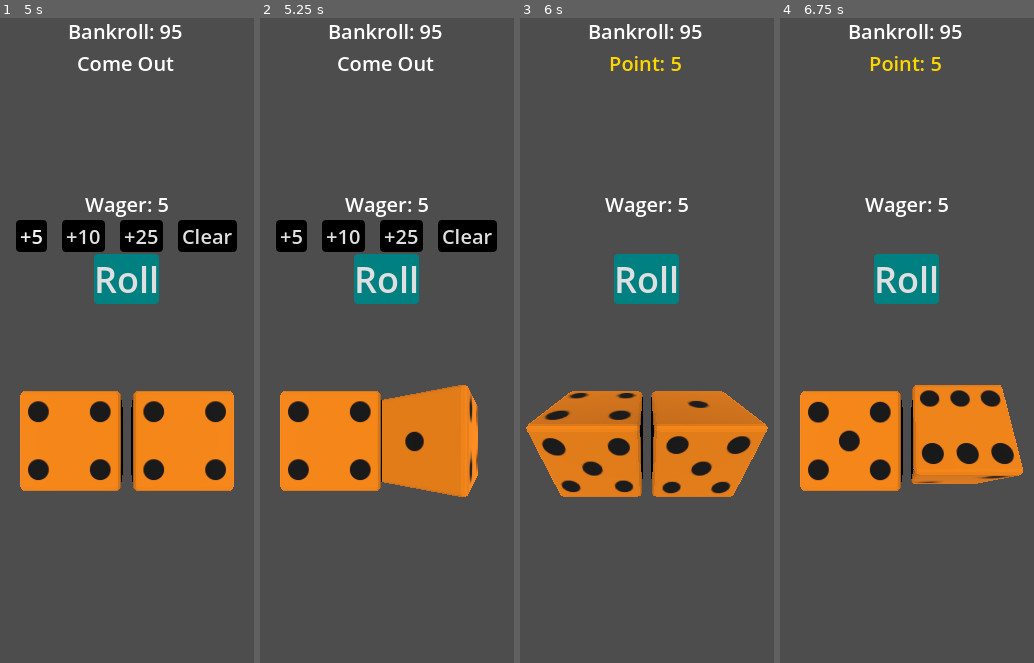
Above: before the commit, frames 1-4 (left to right).
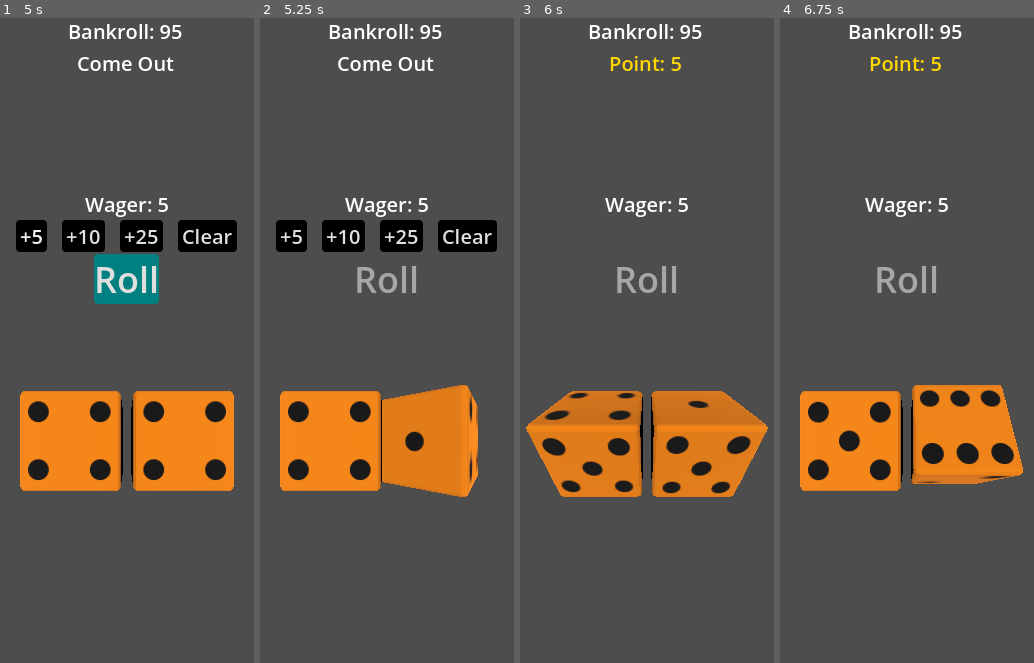
Above: after the commit, the same moments.

Repository: asarenski/godotCraps
Game: Godot game, scene res://src/scenes/main/main.tscn
Same seed, same stepped clock (60 frames per second), same inputs: the game is played once before the commit and once after it.
Inputs:
- Up to frame 1 (5 s): click "Start" at 0.5 s; click "+5" at 1.25 s; click "+10" at 2 s; click "+25" at 2.75 s; click "Clear" at 3.5 s; click "+5" at 4.25 s
- Up to frame 2 (5.25 s): click "Roll" at 5 s
- Up to frame 3 (6 s): click "Roll" at 5.75 s
- Up to frame 4 (6.75 s): click "Roll" at 6.5 s

Frame 1 is identical in both runs. In frame 2, 2.0% of the frame differs, in the area x 37-63%, y 36-45%; in frame 3, 2.0%; in frame 4, 2.0%.

Commit message:
add disabled stylebox so roll button greys without changing size

Diff:
--- a/src/scenes/main/hud.gd
+++ b/src/scenes/main/hud.gd
@@ -101,12 +101,12 @@
 	wager_cleared.emit()
 
 func _on_roll_start():
-	$Action/RollButton.mouse_filter = Control.MOUSE_FILTER_IGNORE
+	$Action/RollButton.set_disabled(true)
 
 func _on_roll_button_pressed():
 	roll_requested.emit()
 
 func _on_roll_complete(_total: int, values: Array):
-	$Action/RollButton.mouse_filter = Control.MOUSE_FILTER_STOP
+	$Action/RollButton.set_disabled(false)
 	update_dice_result(values[0], values[1])
 	$Readout/Results/DiceResult.show()
--- a/src/themes/default_theme.tres
+++ b/src/themes/default_theme.tres
@@ -54,6 +54,13 @@
 corner_radius_bottom_right = 4
 corner_radius_bottom_left = 4
 
+[sub_resource type="StyleBoxFlat" id="StyleBoxFlat_disabled"]
+bg_color = Color(0.3, 0.3, 0.3, 1)
+corner_radius_top_left = 4
+corner_radius_top_right = 4
+corner_radius_bottom_right = 4
+corner_radius_bottom_left = 4
+
 [sub_resource type="SystemFont" id="SystemFont_lq8tu"]
 font_names = PackedStringArray("Futura")
 
@@ -68,3 +75,5 @@
 Button/styles/hover = SubResource("StyleBoxFlat_jjlkq")
 Button/styles/normal = SubResource("StyleBoxFlat_oyjfr")
 Button/styles/pressed = SubResource("StyleBoxFlat_p0cuc")
+Button/styles/disabled = SubResource("StyleBoxFlat_disabled")
+Button/colors/font_disabled_color = Color(0.65, 0.65, 0.65, 1)
Not shown: 1 places in src/themes/default_theme.tres that only renumber resources
